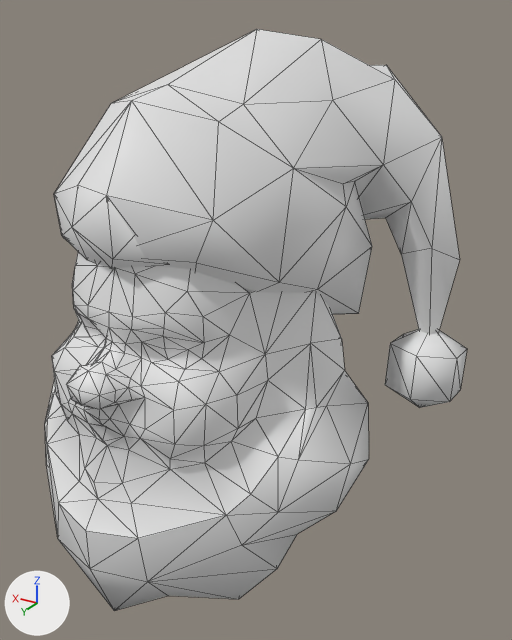
An edit to the glTF model assets/Converted Models/HairStyle/Human Male/Male Santa Claus head.glb, drawn before and after from the same camera.
The view is the same before and after, from a 50 mm lens placed at (-0.519, 0.705, 0.458), pointed at (-0.064, -0.054, 0.079). Arrows for +X, +Y and +Z are at lower left; the lights stay in place. The picture after the commit comes second. Mesh edges are drawn as thin lines.

Names of what the first picture shows: '��ʥ������_2'.
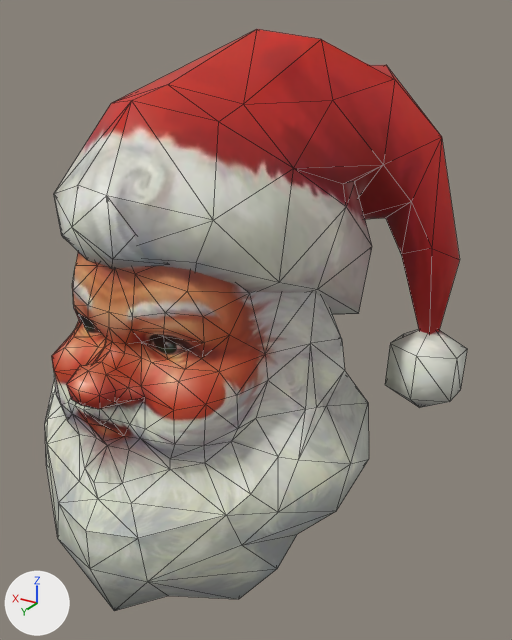
Where the change shows, as pixel boxes [x1, y1, x2, y2] in the pictures (512 x 640 px):
'��ʥ������_2', recoloured (darker): [45, 29, 467, 611] in both

The change in detail:
Picture 'tex_614198584154079468' (img_tex_614198584154079468) is new.
Material '男圣诞老人_2_mat' (mat_男圣诞老人_2_mat) is new.
Its texture is img_tex_614198584154079468.
me_ʥ_______2 has 293 vertices, 560 faces and spans x -0.315..0.245, y -0.308..0.231, z -0.274..0.442.
me_ʥ_______2 gains material mat_男圣诞老人_2_mat (picture img_tex_614198584154079468).
